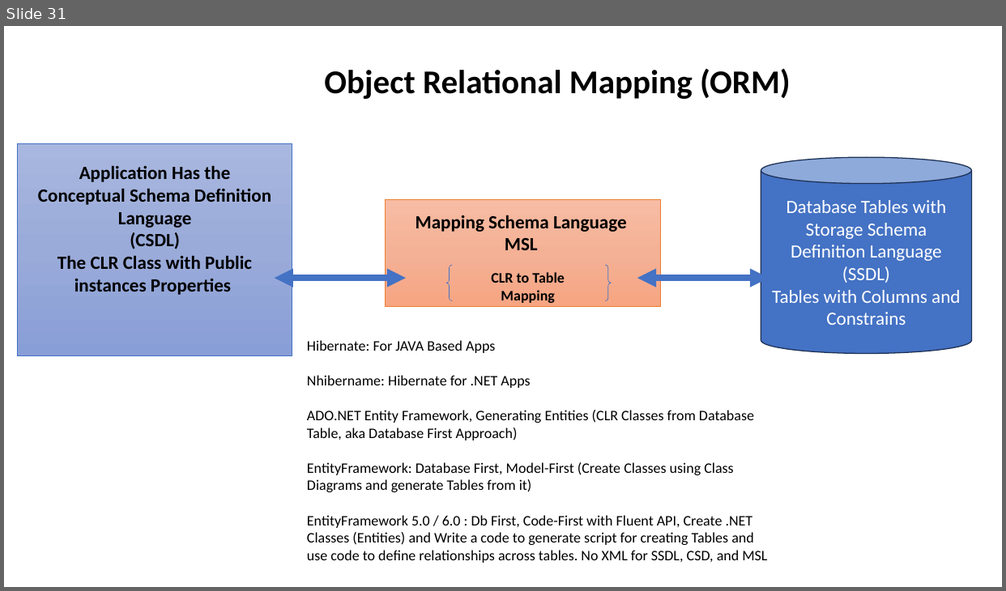
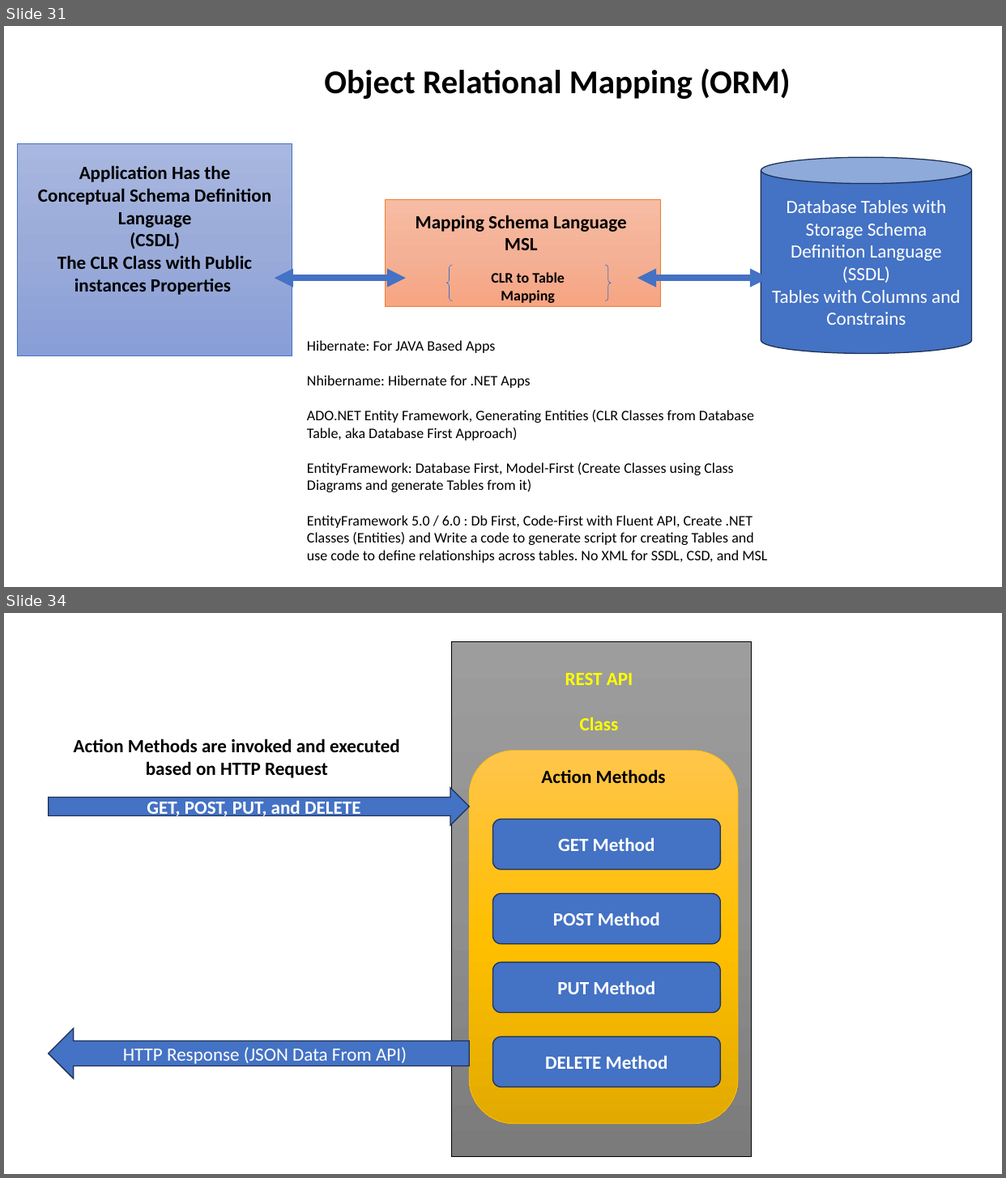
Before and after one commit to maheshsabnis/capita_sept_2023_Oct, a slide deck: Images.pptx. Shown one above the other, each under a label of ours: slide 31 before the commit, slides 31 and 34 after it; the slides between them are not shown. The pictures are 1006x591 and 1006x1178 pixels, drawn with LibreOffice and Linux fonts; fonts in the diff are those of the drawing. Boxes give left, top, right and bottom in pixels: in the first picture for what was removed or moved away, otherwise in the second. Text is boxed around its words. In the diff, an @@ line names an element or a change of style, - is before the commit and + after.

```diff
--- a/Images.pptx
+++ b/Images.pptx
@@ slide 34 added at bbox=[4, 613, 1002, 1174], background #FFFFFF @@
@@ rectangle added at bbox=[452, 641, 751, 1157], fill gradient #9D9D9D to #909090 to #7C7C7C, outline #000000 0.5 pt @@
@@ text added at bbox=[565, 673, 633, 730], 18 pt, text #FFFF00, bold @@
+REST API
+Class
@@ text added at bbox=[74, 739, 400, 778], 18 pt, text #000000, bold @@
+Action Methods are invoked and executed based on HTTP Request
@@ rounded rectangle added at bbox=[469, 751, 738, 1124], fill gradient #FFC64B to #FFC000 to #E3AB00, outline #FFC000 0.5 pt @@
@@ text added at bbox=[541, 769, 666, 783], 18 pt, text #000000, bold @@
+Action Methods
@@ right arrow added at bbox=[49, 788, 469, 825], fill #4472C4, outline #1E3256 1 pt, 18 pt, text #FFFFFF, bold @@
+GET, POST, PUT, and DELETE
@@ rounded rectangle added at bbox=[493, 820, 720, 870], fill #4472C4, outline #1E3256 1 pt, 18 pt, text #FFFFFF, bold @@
+GET Method
@@ rounded rectangle added at bbox=[493, 894, 720, 944], fill #4472C4, outline #1E3256 1 pt, 18 pt, text #FFFFFF, bold @@
+POST Method
@@ rounded rectangle added at bbox=[493, 963, 720, 1013], fill #4472C4, outline #1E3256 1 pt, 18 pt, text #FFFFFF, bold @@
+PUT Method
@@ left arrow added at bbox=[49, 1029, 469, 1079], fill #4472C4, outline #1E3256 1 pt, 18 pt, text #FFFFFF @@
+HTTP Response (JSON Data From API)
@@ rounded rectangle added at bbox=[493, 1037, 720, 1087], fill #4472C4, outline #1E3256 1 pt, 18 pt, text #FFFFFF, bold @@
+DELETE Method
```
Also in this commit, not shown: 1 slide changed, 3 other slides added, 3 other files.
